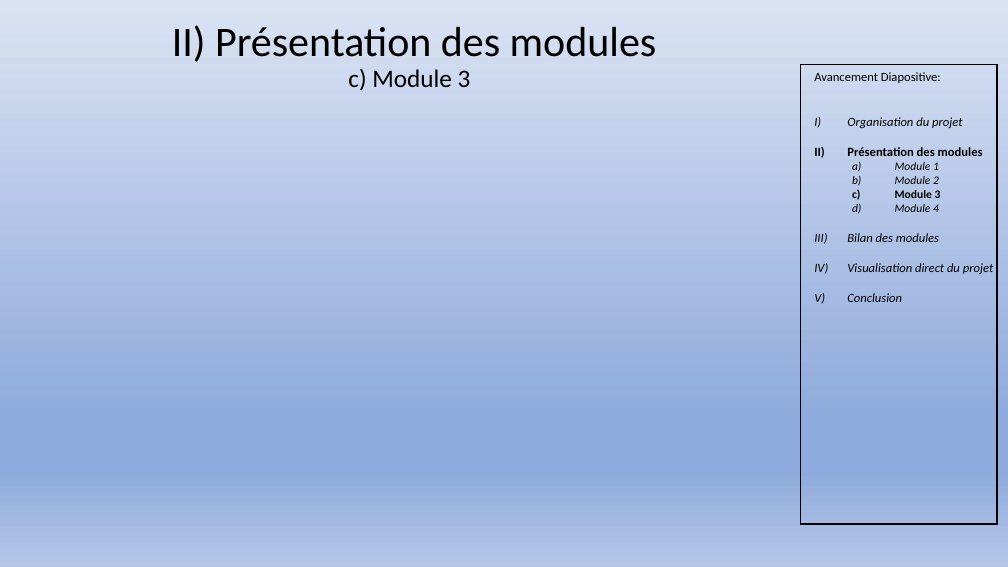
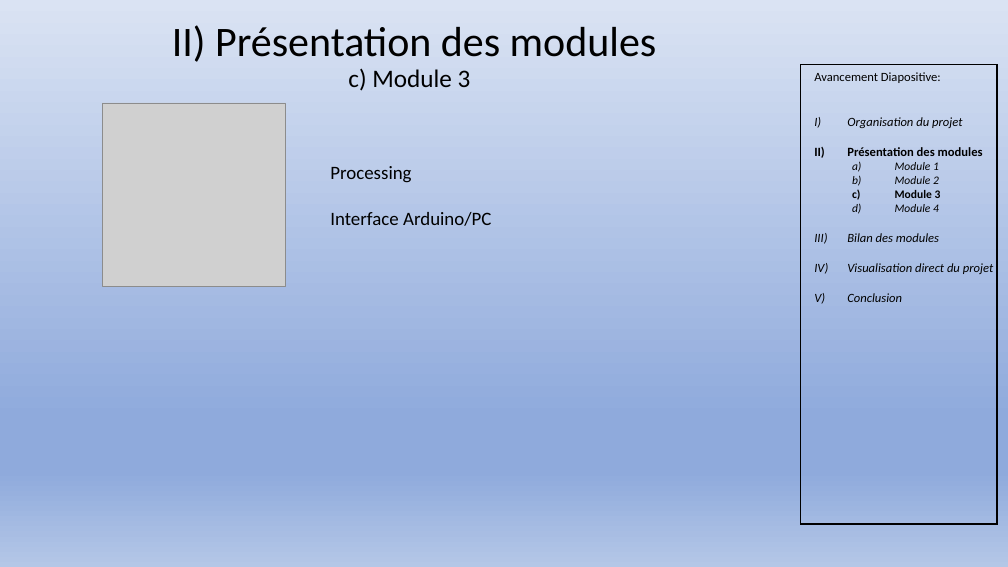
Before and after one commit to Exia-Jellyfish/UE-1-Projet-Grp7, a slide deck: slide 7 of PROJET 1 UE 1 diapositive.pptx. Drawn at 1008x567 pixels with LibreOffice and Linux fonts; fonts in the diff are those of the drawing; grey boxes stand for pictures. Boxes give left, top, right and bottom in pixels: in the first picture for what was removed or moved away, otherwise in the second. Text is boxed around its words. In the diff, an @@ line names an element or a change of style, - is before the commit and + after.

```diff
--- a/PROJET 1 UE 1 diapositive.pptx
+++ b/PROJET 1 UE 1 diapositive.pptx
@@ picture added at <box>102,103,286,287</box> @@
@@ text added at <box>330,166,491,226</box>, 18 pt, text #000000 @@
+Processing
+Interface Arduino/PC
```
Also in this commit, not shown: 3 other slides changed, 1 other file.
